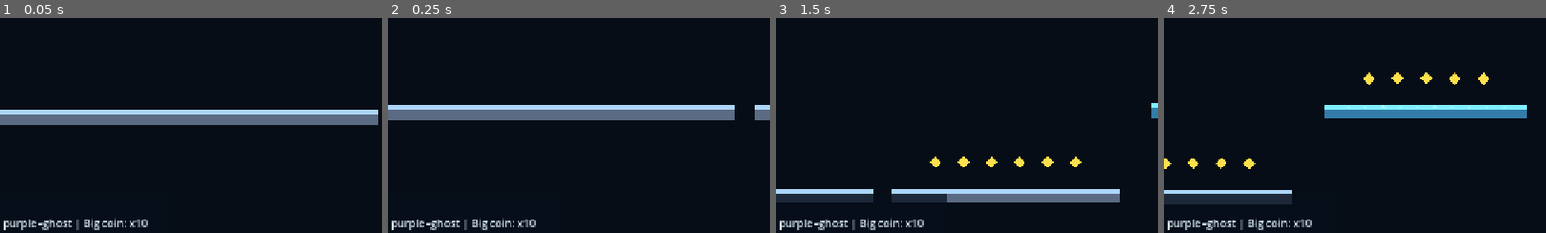
Above: before the commit, frames 1-4 (left to right).
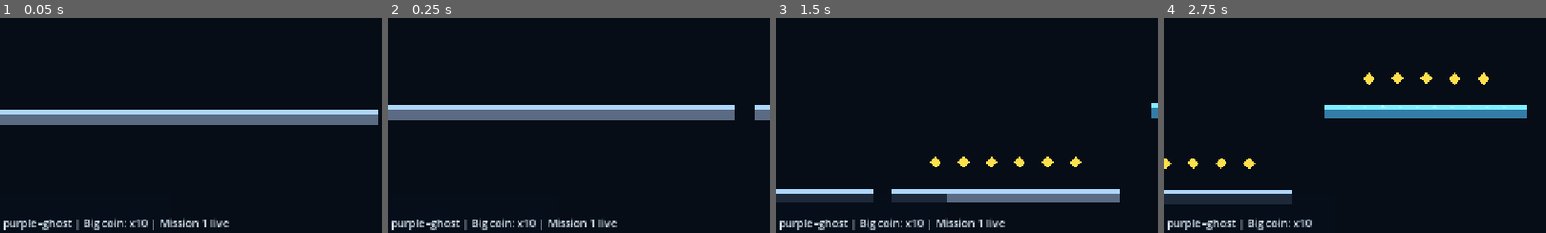
Above: after the commit, the same moments.

Repository: DKE-DEV-33/Endless-Runner-Redux
Game: Godot game, scene res://scenes/Main.tscn
The game is run twice, just before and just after one commit, with the same random seed, the same clock (stepped at 60 frames per second) and the same inputs.
Inputs:
- Up to frame 1 (0.05 s): no input
- Up to frame 2 (0.25 s): no input
- Up to frame 3 (1.5 s): tap Enter at 0.5 s; hold Space (jump) 0.53-1.28 s; hold Right (ui_right) from 0.53 s (still down); tap Space (jump) at 1.35 s
- Up to frame 4 (2.75 s): tap Space (jump) at 1.52, 1.82 s; release Right (ui_right) at 2.03 s; hold Left (ui_left) from 2.03 s (still down); hold Space (jump) from 2.03 s (still down)
The pictures show only the part of the screen within x 43-93%, y 50-100%; the shares and areas given below are measured in that part.

The runs differ from the first frame. In frame 1, 0.5% of the frame differs, in the area x 40-60%, y 92-99%; in frame 2, 0.5%; in frame 3, 0.5%; in frame 4, nothing differs.

Commit message:
Stabilize HUD legend messaging and prewarm first post-bootstrap route

Diff:
--- a/scripts/main.gd
+++ b/scripts/main.gd
@@ -11,7 +11,7 @@
 const START_PLATFORM_X: float = -260.0
 const START_PLATFORM_LENGTH: float = 1100.0
 const START_LANE: int = 0
-const BOOTSTRAP_RELEASE_OFFSET: float = 420.0
+const BOOTSTRAP_RELEASE_OFFSET: float = 1400.0
 const RIFT_MIN_SECONDS: float = 16.0
 const RIFT_MAX_SECONDS: float = 28.0
 const RIFT_DURATION: float = 6.0
@@ -36,6 +36,7 @@
 const BIG_COIN_VALUE: int = 10
 const PLATFORM_LAYER_SOLID: int = 1
 const PLATFORM_LAYER_ONE_WAY: int = 2
+const INFO_NOTICE_DURATION: float = 3.0
 
 const LANE_Y: Array[float] = [456.0, 314.0, 176.0]
 const SECTION_COLORS: Array[Color] = [
@@ -87,6 +88,8 @@
 var run_mode: String = "standard"
 var run_seed: int = 0
 var sfx_volume_db: float = -6.0
+var info_notice: String = ""
+var info_notice_until: float = 0.0
 
 var rift_active: bool = false
 var rift_until: float = 0.0
@@ -114,13 +117,14 @@
 	mission_no_hit_start_x = player.global_position.x
 	_build_static_opening()
 	_init_mission()
+	_prewarm_post_bootstrap_route()
 	next_rift_at = rng.randf_range(RIFT_MIN_SECONDS, RIFT_MAX_SECONDS)
 	_apply_section_theme(0)
 	score_label.text = "Score: 0"
 	health_label.text = "Health: %d" % health
 	status_label.text = "Status: BOOTSTRAP"
 	mission_label.text = _mission_text()
-	info_label.text = "Mode: %s | cyan=up-through | amber=drop-through | purple=ghost | Big coin: x10" % run_mode.capitalize()
+	_refresh_info_label()
 	version_label.text = "Version: %s" % BUILD_VERSION
 	_setup_pause_ui()
 
@@ -139,8 +143,11 @@
 
 	run_seconds += delta
 	hazard_hit_cooldown = maxf(0.0, hazard_hit_cooldown - delta)
+	if info_notice != "" and run_seconds >= info_notice_until:
+		info_notice = ""
 	_update_rift_state()
 	_update_section_progression()
+	_refresh_info_label()
 
 	distance_score = int(player.global_position.x / 12.0)
 	score_label.text = "Score: %d (x%.1f)" % [_current_score(), _speed_multiplier()]
@@ -175,6 +182,12 @@
 	next_spawn_x = x
 	bootstrap_release_x = x - BOOTSTRAP_RELEASE_OFFSET
 	last_lane = 1
+
+func _prewarm_post_bootstrap_route() -> void:
+	# Seed future segments before bootstrap ends so first sector shift does not visibly pop.
+	var preview_x: float = bootstrap_release_x
+	while next_spawn_x < preview_x + PLAYER_AHEAD_SPAWN + 320.0:
+		_spawn_segment()
 
 func _spawn_fixed_platform(start_x: float, lane: int, width: float, gap_after: float, add_coins: bool) -> float:
 	var y: float = LANE_Y[lane]
@@ -606,7 +619,7 @@
 	while total_coins_collected >= next_bonus_heart_at:
 		_apply_health_delta(1)
 		next_bonus_heart_at += COINS_PER_BONUS_HEART
-		info_label.text = "Coin milestone reached! +1 HP | Next at %d coins" % next_bonus_heart_at
+		_set_info_notice("Coin milestone reached! +1 HP | Next at %d coins" % next_bonus_heart_at)
 	if mission_type == MissionType.COINS:
 		mission_progress += 1
 	coins.erase(coin)
@@ -621,7 +634,7 @@
 	while total_coins_collected >= next_bonus_heart_at:
 		_apply_health_delta(1)
 		next_bonus_heart_at += COINS_PER_BONUS_HEART
-		info_label.text = "Coin milestone reached! +1 HP | Next at %d coins" % next_bonus_heart_at
+		_set_info_notice("Coin milestone reached! +1 HP | Next at %d coins" % next_bonus_heart_at)
 	if mission_type == MissionType.COINS:
 		mission_progress += BIG_COIN_VALUE
 	big_coins.erase(big_coin)
@@ -654,7 +667,7 @@
 	_play_sfx_tone(340.0, 0.18, -10.0)
 	var slow_amount: int = 2 if rng.randf() < 0.35 else 1
 	var pace_level: int = player.add_pace_levels(-slow_amount)
-	info_label.text = "Flux stabilizer collected: -%d pace (now %d)" % [slow_amount, pace_level]
+	_set_info_notice("Flux stabilizer collected: -%d pace (now %d)" % [slow_amount, pace_level])
 	routes_since_speed_pickup = 0
 	speed_pickups.erase(pickup)
 	pickup.queue_free()
@@ -758,7 +771,7 @@
 			mission_target = mini(130, 35 + (mission_tier * 10))
 		MissionType.NO_HIT_DISTANCE:
 			mission_target = mini(5200, 900 + (mission_tier * 420))
-	info_label.text = "Mission %d live | Space: jump skills | Left/Right: pace" % mission_tier
+	_set_info_notice("Mission %d live" % mission_tier, 2.4)
 
 func _update_mission_progress() -> void:
 	if mission_completed:
@@ -778,7 +791,7 @@
 		bonus_score += reward
 		_increment_pace_level(1, "Mission complete")
 		_play_sfx_tone(760.0, 0.16, -8.0)
-		info_label.text = "Mission %d complete! +%d | Pace %d" % [mission_tier, reward, player.get_pace_level()]
+		_set_info_notice("Mission %d complete! +%d | Pace %d" % [mission_tier, reward, player.get_pace_level()])
 
 func _tick_mission_chain() -> void:
 	if not mission_completed:
@@ -805,7 +818,7 @@
 
 func _increment_pace_level(amount: int, reason: String) -> void:
 	var pace_level: int = player.add_pace_levels(amount)
-	info_label.text = "%s | Pace level: %d" % [reason, pace_level]
+	_set_info_notice("%s | Pace level: %d" % [reason, pace_level], 2.1)
 
 func _compute_health_spawn_chance() -> float:
 	var health_missing: int = MAX_HEALTH - health
@@ -825,6 +838,20 @@
 
 	return clampf(chance, 0.04, 0.90)
 
+func _base_info_text() -> String:
+	return "Mode: %s | cyan=up-through | amber=drop-through | purple=ghost | Big coin: x10" % run_mode.capitalize()
+
+func _refresh_info_label() -> void:
+	var text: String = _base_info_text()
+	if info_notice != "":
+		text += " | " + info_notice
+	info_label.text = text
+
+func _set_info_notice(message: String, duration: float = INFO_NOTICE_DURATION) -> void:
+	info_notice = message
+	info_notice_until = run_seconds + duration
+	_refresh_info_label()
+
 func _current_score() -> int:
 	return int(float(distance_score) * _speed_multiplier()) + bonus_score
 
